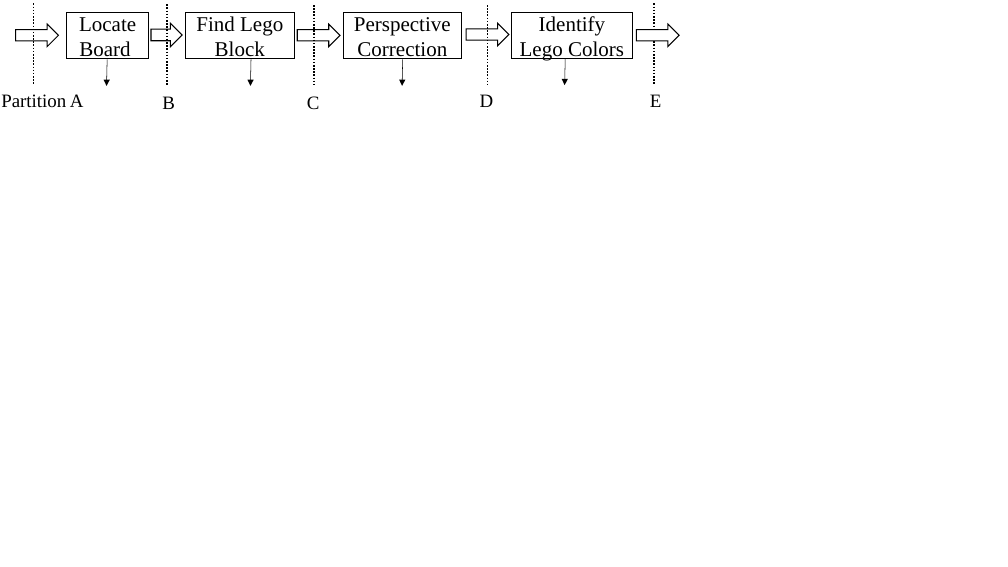
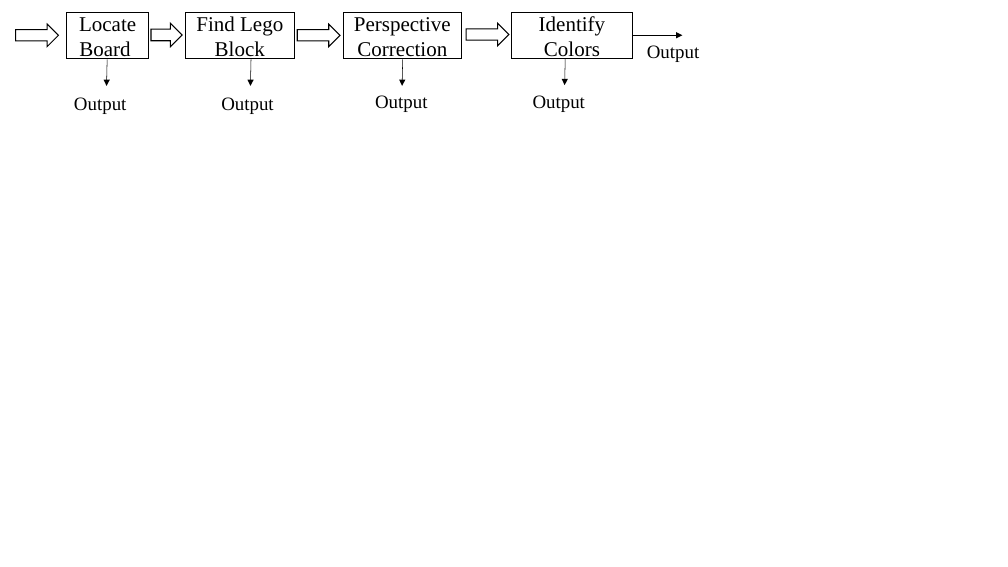
Before and after one commit to junjuew/paper-thesis, a slide deck: slide 1 of FIGS/fig-lego-dag.pptx. Drawn at 1008x567 pixels with LibreOffice and Linux fonts; fonts in the diff are those of the drawing. Boxes give left, top, right and bottom in pixels: in the first picture for what was removed or moved away, otherwise in the second. Text is boxed around its words. In the diff, an @@ line names an element or a change of style, - is before the commit and + after.

```diff
--- a/FIGS/fig-lego-dag.pptx
+++ b/FIGS/fig-lego-dag.pptx
@@ line removed from (33, 4) to (33, 85) @@
@@ line removed from (167, 5) to (167, 86) @@
@@ line removed from (315, 5) to (315, 87) @@
@@ line removed from (488, 5) to (488, 87) @@
@@ text in rectangle at [539, 16, 606, 61]: text changed @@
-Identify Lego Colors
+Identify Colors
@@ right arrow removed at [637, 24, 680, 47] @@
@@ line removed from (654, 4) to (654, 85) @@
@@ arrow added from (633, 36) to (683, 36), #000000 0.5 pt @@
@@ text added at [647, 45, 699, 62], 18 pt, text #000000 @@
+Output
@@ text at [74, 97, 126, 114]: text changed @@
-Partition A
+Output
@@ text removed at [162, 96, 175, 109] @@
-B
@@ text added at [221, 97, 273, 114], 18 pt, text #000000 @@
+Output
@@ text removed at [307, 96, 320, 109] @@
-C
@@ text added at [375, 95, 427, 112], 18 pt, text #000000 @@
+Output
@@ text removed at [480, 94, 494, 107] @@
-D
@@ text added at [533, 95, 585, 112], 18 pt, text #000000 @@
+Output
@@ text removed at [650, 94, 662, 107] @@
-E
```
Also in this commit, not shown: 37 other files.
